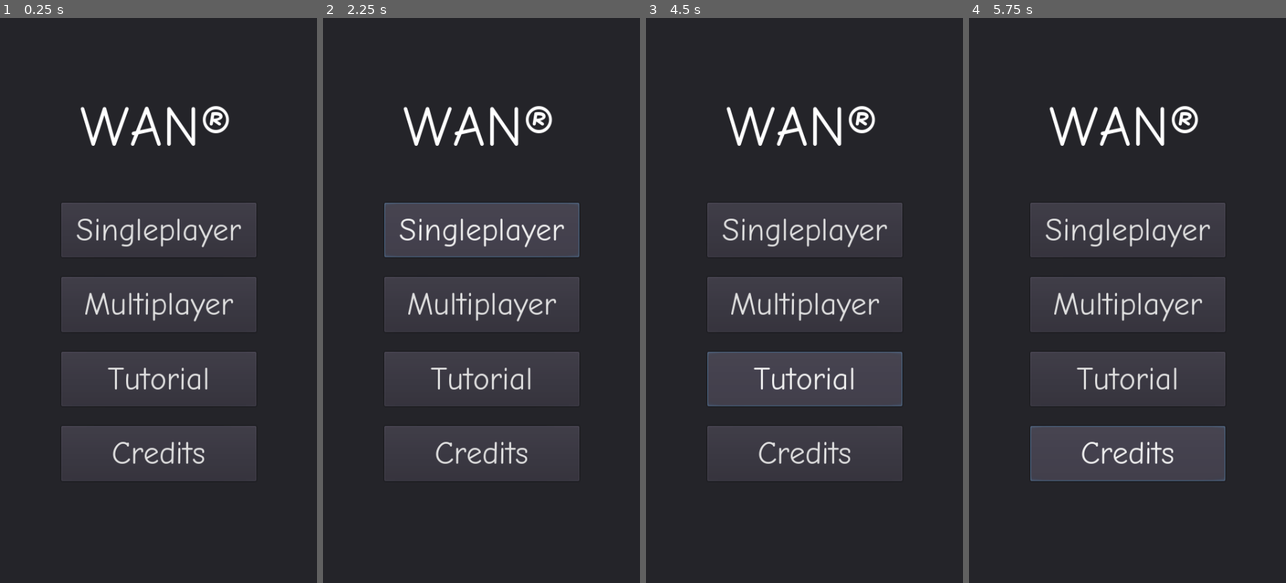
Above: before the commit, frames 1-4 (left to right).
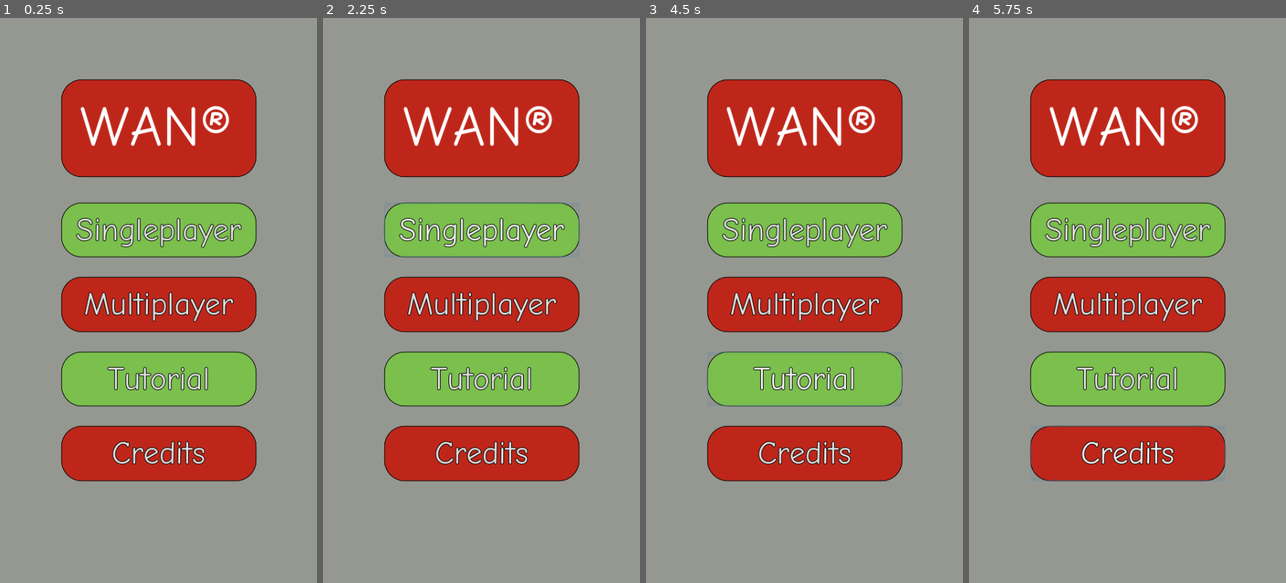
Above: after the commit, the same moments.

Repository: ZomoXYZ/SoftwareEngineering2_Front
Game: Godot game, scene res://Main_Menu.tscn
Two runs of this game, one before a commit and one after it. Both use one fixed random seed, a clock stepped at 60 frames per second and the inputs below.
Inputs:
- Up to frame 1 (0.25 s): no input
- Up to frame 2 (2.25 s): click "Multiplayer" at 0.5 s; click "Main Menu" at 1.25 s; click "Singleplayer" at 2 s
- Up to frame 3 (4.5 s): click "Singleplayer" at 2.75 s; click "Singleplayer" at 3.5 s; click "Tutorial" at 4.25 s
- Up to frame 4 (5.75 s): click "Credits" at 5 s

The runs differ from the first frame. In frame 1, 98% of the frame differs, in the area x 0-100%, y 0-100%; in frame 2, 98%; in frame 3, 98%; in frame 4, 98%.

Commit message:
Added styling to existing screens

Diff:
--- a/Lobby.tscn
+++ b/Lobby.tscn
@@ -1,7 +1,12 @@
-[gd_scene load_steps=3 format=2]
+[gd_scene load_steps=7 format=2]
 
 [ext_resource path="res://assets/fonts/button_font.tres" type="DynamicFont" id=1]
 [ext_resource path="res://Lobby.gd" type="Script" id=2]
+[ext_resource path="res://assets/styles/button_red.tres" type="StyleBox" id=3]
+[ext_resource path="res://assets/styles/background.tres" type="StyleBox" id=4]
+[ext_resource path="res://assets/styles/button_green.tres" type="StyleBox" id=5]
+
+[sub_resource type="StyleBoxEmpty" id=1]
 
 [node name="Lobby" type="Control"]
 anchor_right = 1.0
@@ -11,6 +16,7 @@
 [node name="Background" type="Panel" parent="."]
 anchor_right = 1.0
 anchor_bottom = 1.0
+custom_styles/panel = ExtResource( 4 )
 
 [node name="Player_List" type="VBoxContainer" parent="Background"]
 margin_right = 40.0
@@ -31,6 +37,10 @@
 margin_bottom = 75.0
 size_flags_horizontal = 3
 custom_fonts/font = ExtResource( 1 )
+custom_styles/hover = ExtResource( 3 )
+custom_styles/pressed = ExtResource( 5 )
+custom_styles/disabled = ExtResource( 3 )
+custom_styles/normal = ExtResource( 3 )
 text = "Leave"
 
 [node name="Options" type="Button" parent="Background/Bottom_Bar"]
@@ -39,6 +49,10 @@
 margin_bottom = 75.0
 size_flags_horizontal = 3
 custom_fonts/font = ExtResource( 1 )
+custom_styles/hover = ExtResource( 5 )
+custom_styles/pressed = ExtResource( 5 )
+custom_styles/disabled = ExtResource( 3 )
+custom_styles/normal = ExtResource( 3 )
 text = "Options"
 
 [node name="Panel" type="Panel" parent="Background"]
@@ -48,6 +62,7 @@
 margin_top = 30.0
 margin_right = -93.0
 margin_bottom = -135.0
+custom_styles/panel = SubResource( 1 )
 
 [node name="Start" type="Button" parent="Background/Panel"]
 anchor_left = 0.5
@@ -58,12 +73,17 @@
 margin_top = -75.0
 margin_right = 147.5
 custom_fonts/font = ExtResource( 1 )
+custom_styles/hover = ExtResource( 5 )
+custom_styles/pressed = ExtResource( 3 )
+custom_styles/disabled = ExtResource( 5 )
+custom_styles/normal = ExtResource( 5 )
 text = "Start Game"
 
 [node name="Lobby_ID" type="Label" parent="Background/Panel"]
 anchor_right = 1.0
 margin_bottom = 14.0
 custom_fonts/font = ExtResource( 1 )
+custom_styles/normal = ExtResource( 5 )
 text = "Lobby ID:"
 valign = 2
 
--- a/Lobby_List.tscn
+++ b/Lobby_List.tscn
@@ -1,7 +1,10 @@
-[gd_scene load_steps=3 format=2]
+[gd_scene load_steps=6 format=2]
 
 [ext_resource path="res://Lobby_List.gd" type="Script" id=1]
 [ext_resource path="res://assets/fonts/button_font.tres" type="DynamicFont" id=2]
+[ext_resource path="res://assets/styles/button_red.tres" type="StyleBox" id=3]
+[ext_resource path="res://assets/styles/background.tres" type="StyleBox" id=4]
+[ext_resource path="res://assets/styles/button_green.tres" type="StyleBox" id=5]
 
 [node name="Lobby_List" type="Control"]
 anchor_right = 1.0
@@ -11,6 +14,7 @@
 [node name="Background" type="Panel" parent="."]
 anchor_right = 1.0
 anchor_bottom = 1.0
+custom_styles/panel = ExtResource( 4 )
 
 [node name="Top_Buttons" type="VBoxContainer" parent="Background"]
 anchor_left = 0.5
@@ -26,6 +30,10 @@
 margin_bottom = 75.0
 size_flags_vertical = 3
 custom_fonts/font = ExtResource( 2 )
+custom_styles/hover = ExtResource( 5 )
+custom_styles/pressed = ExtResource( 3 )
+custom_styles/disabled = ExtResource( 5 )
+custom_styles/normal = ExtResource( 5 )
 text = "Create Lobby"
 
 [node name="Join_by_ID" type="Button" parent="Background/Top_Buttons"]
@@ -34,6 +42,10 @@
 margin_bottom = 180.0
 size_flags_vertical = 3
 custom_fonts/font = ExtResource( 2 )
+custom_styles/hover = ExtResource( 3 )
+custom_styles/pressed = ExtResource( 5 )
+custom_styles/disabled = ExtResource( 3 )
+custom_styles/normal = ExtResource( 3 )
 text = "Join by ID"
 
 [node name="Lobbies" type="VBoxContainer" parent="Background"]
@@ -50,6 +62,10 @@
 margin_right = 147.5
 margin_bottom = -30.0
 custom_fonts/font = ExtResource( 2 )
+custom_styles/hover = ExtResource( 3 )
+custom_styles/pressed = ExtResource( 5 )
+custom_styles/disabled = ExtResource( 3 )
+custom_styles/normal = ExtResource( 3 )
 text = "Main Menu"
 
 [connection signal="pressed" from="Background/To_Main_Menu" to="." method="_on_To_Main_Menu_pressed"]
--- a/Main_Menu.tscn
+++ b/Main_Menu.tscn
@@ -1,12 +1,15 @@
-[gd_scene load_steps=6 format=2]
+[gd_scene load_steps=9 format=2]
 
 [ext_resource path="res://assets/fonts/ComicNeue-Regular.ttf" type="DynamicFontData" id=1]
 [ext_resource path="res://Main_Menu.gd" type="Script" id=2]
 [ext_resource path="res://assets/fonts/button_font.tres" type="DynamicFont" id=3]
+[ext_resource path="res://assets/styles/button_red.tres" type="StyleBox" id=4]
+[ext_resource path="res://assets/styles/button_green.tres" type="StyleBox" id=5]
+[ext_resource path="res://assets/styles/background.tres" type="StyleBox" id=6]
 
-[sub_resource type="CapsuleShape2D" id=2]
-radius = 74.0
-height = 152.0
+[sub_resource type="CapsuleShape2D" id=4]
+radius = 73.9995
+height = 150.001
 
 [sub_resource type="DynamicFont" id=3]
 size = 86
@@ -20,6 +23,7 @@
 [node name="Background" type="Panel" parent="."]
 anchor_right = 1.0
 anchor_bottom = 1.0
+custom_styles/panel = ExtResource( 6 )
 
 [node name="Button_Container" type="VBoxContainer" parent="Background"]
 anchor_left = 0.5
@@ -37,6 +41,10 @@
 margin_bottom = 82.0
 size_flags_vertical = 3
 custom_fonts/font = ExtResource( 3 )
+custom_styles/hover = ExtResource( 5 )
+custom_styles/pressed = ExtResource( 4 )
+custom_styles/disabled = ExtResource( 5 )
+custom_styles/normal = ExtResource( 5 )
 text = "Singleplayer"
 
 [node name="Multiplayer" type="Button" parent="Background/Button_Container"]
@@ -45,6 +53,10 @@
 margin_bottom = 195.0
 size_flags_vertical = 3
 custom_fonts/font = ExtResource( 3 )
+custom_styles/hover = ExtResource( 4 )
+custom_styles/pressed = ExtResource( 5 )
+custom_styles/disabled = ExtResource( 4 )
+custom_styles/normal = ExtResource( 4 )
 text = "Multiplayer"
 
 [node name="Tutorial" type="Button" parent="Background/Button_Container"]
@@ -53,6 +65,10 @@
 margin_bottom = 307.0
 size_flags_vertical = 3
 custom_fonts/font = ExtResource( 3 )
+custom_styles/hover = ExtResource( 5 )
+custom_styles/pressed = ExtResource( 4 )
+custom_styles/disabled = ExtResource( 5 )
+custom_styles/normal = ExtResource( 5 )
 text = "Tutorial"
 
 [node name="Credits" type="Button" parent="Background/Button_Container"]
@@ -61,6 +77,10 @@
 margin_bottom = 420.0
 size_flags_vertical = 3
 custom_fonts/font = ExtResource( 3 )
+custom_styles/hover = ExtResource( 4 )
+custom_styles/pressed = ExtResource( 5 )
+custom_styles/disabled = ExtResource( 4 )
+custom_styles/normal = ExtResource( 4 )
 text = "Credits"
 
 [node name="Logo" type="StaticBody2D" parent="."]
@@ -69,9 +89,21 @@
 "_edit_group_": true
 }
 
+[node name="Panel" type="Panel" parent="Logo"]
+anchor_left = 0.5
+anchor_top = 0.5
+anchor_right = 0.5
+anchor_bottom = 0.5
+margin_left = -143.0
+margin_top = -72.0
+margin_right = 152.0
+margin_bottom = 75.0
+custom_styles/panel = ExtResource( 4 )
+
 [node name="CollisionShape2D" type="CollisionShape2D" parent="Logo"]
+position = Vector2( 3.99998, 0.999985 )
 rotation = 1.5708
-shape = SubResource( 2 )
+shape = SubResource( 4 )
 
 [node name="Sprite" type="Sprite" parent="Logo"]
 
--- a/assets/fonts/button_font.tres
+++ b/assets/fonts/button_font.tres
@@ -4,4 +4,6 @@
 
 [resource]
 size = 48
+outline_size = 1
+outline_color = Color( 0, 0, 0, 1 )
 font_data = ExtResource( 1 )
--- /dev/null
+++ b/assets/styles/background.tres
@@ -0,0 +1,4 @@
+[gd_resource type="StyleBoxFlat" format=2]
+
+[resource]
+bg_color = Color( 0.585, 0.6, 0.57, 1 )
--- /dev/null
+++ b/assets/styles/button_green.tres
@@ -0,0 +1,13 @@
+[gd_resource type="StyleBoxFlat" format=2]
+
+[resource]
+bg_color = Color( 0.486275, 0.752941, 0.305882, 1 )
+border_width_left = 1
+border_width_top = 1
+border_width_right = 1
+border_width_bottom = 1
+border_color = Color( 0, 0, 0, 1 )
+corner_radius_top_left = 30
+corner_radius_top_right = 30
+corner_radius_bottom_right = 30
+corner_radius_bottom_left = 30
--- /dev/null
+++ b/assets/styles/button_red.tres
@@ -0,0 +1,13 @@
+[gd_resource type="StyleBoxFlat" format=2]
+
+[resource]
+bg_color = Color( 0.752941, 0.152941, 0.105882, 1 )
+border_width_left = 1
+border_width_top = 1
+border_width_right = 1
+border_width_bottom = 1
+border_color = Color( 0, 0, 0, 1 )
+corner_radius_top_left = 30
+corner_radius_top_right = 30
+corner_radius_bottom_right = 30
+corner_radius_bottom_left = 30
